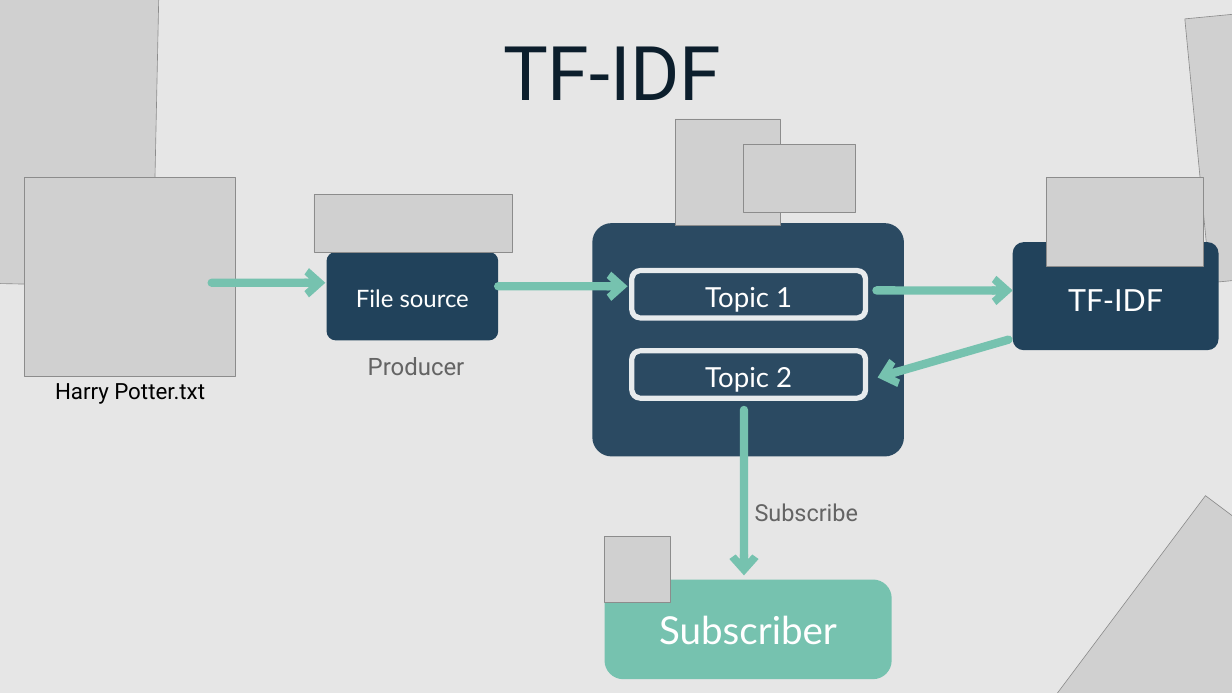
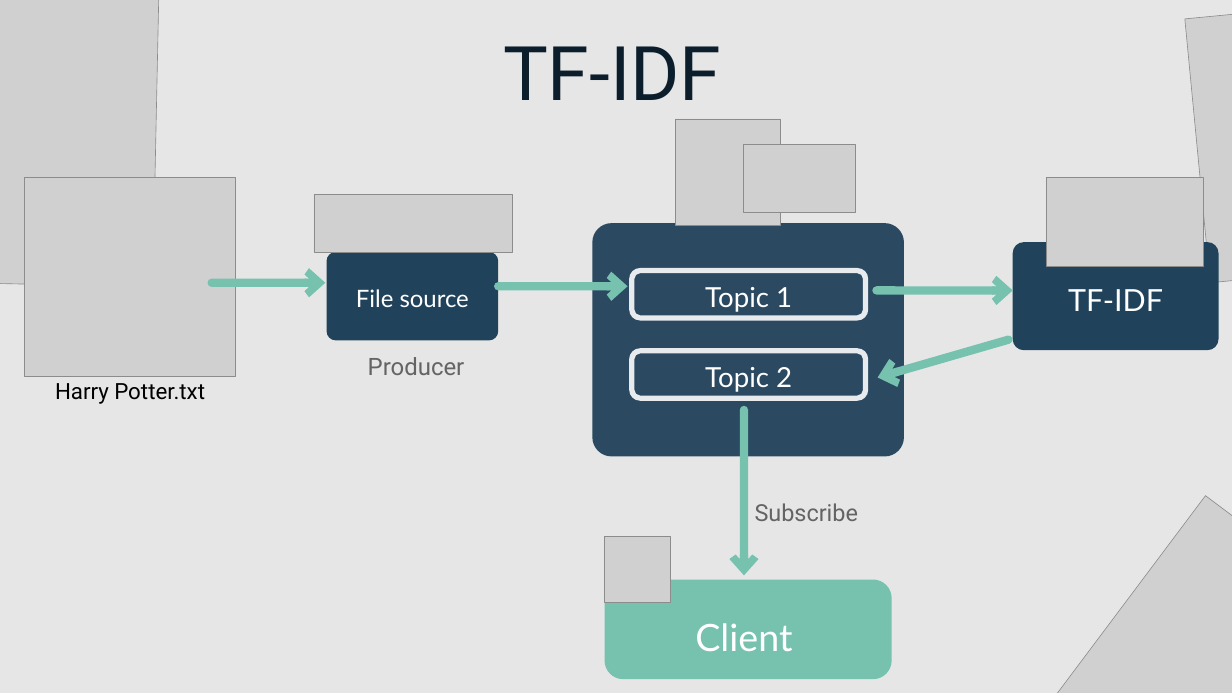
Before and after one commit to E4RTTH/Project-Quiz-Real_Time_Analytic, a slide deck: slide 7 of Quiz 01 - Word count & TF-IDF/Unavailable Team _Quiz1.pptx. Drawn at 1232x693 pixels with LibreOffice and Linux fonts; fonts in the diff are those of the drawing; grey boxes stand for pictures. Boxes give left, top, right and bottom in pixels: in the first picture for what was removed or moved away, otherwise in the second. Text is boxed around its words. In the diff, an @@ line names an element or a change of style, - is before the commit and + after.

Commit message:
revise presentation

```diff
--- a/Quiz 01 - Word count & TF-IDF/Unavailable Team _Quiz1.pptx
+++ b/Quiz 01 - Word count & TF-IDF/Unavailable Team _Quiz1.pptx
@@ text removed at (659, 615, 837, 644) @@
-Subscriber
@@ text added at (695, 623, 792, 651), 44 pt, text #FFFFFF @@
+Client
```
Also in this commit, not shown: 1 other slide changed, 2 other files.
